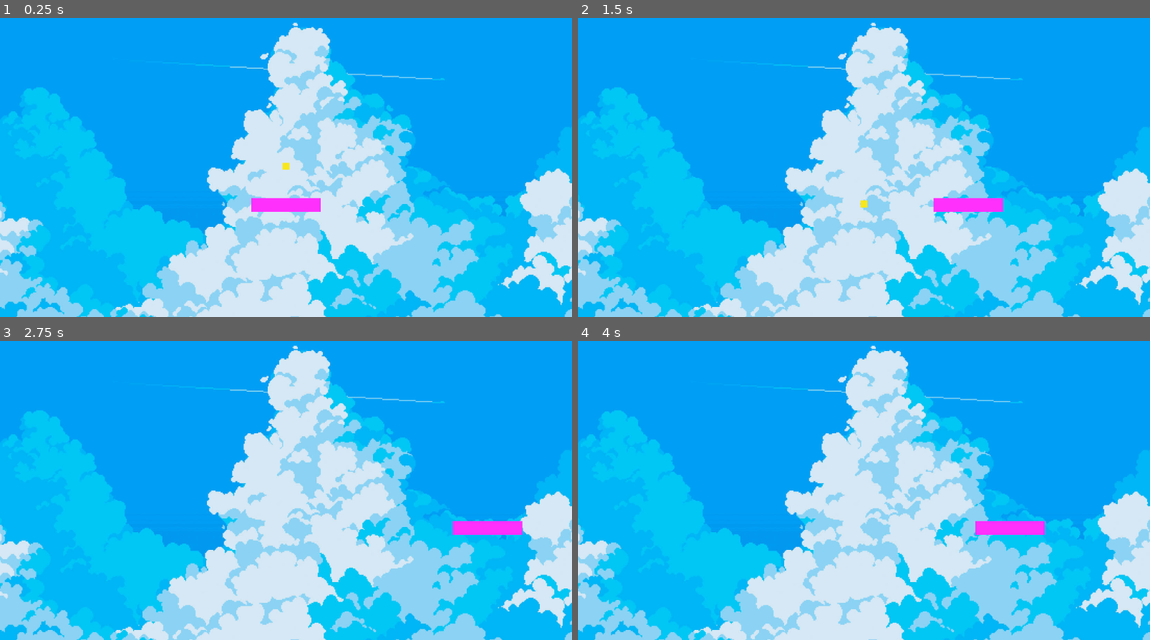
Above: before the commit, frames 1-4 (two rows, left to right).
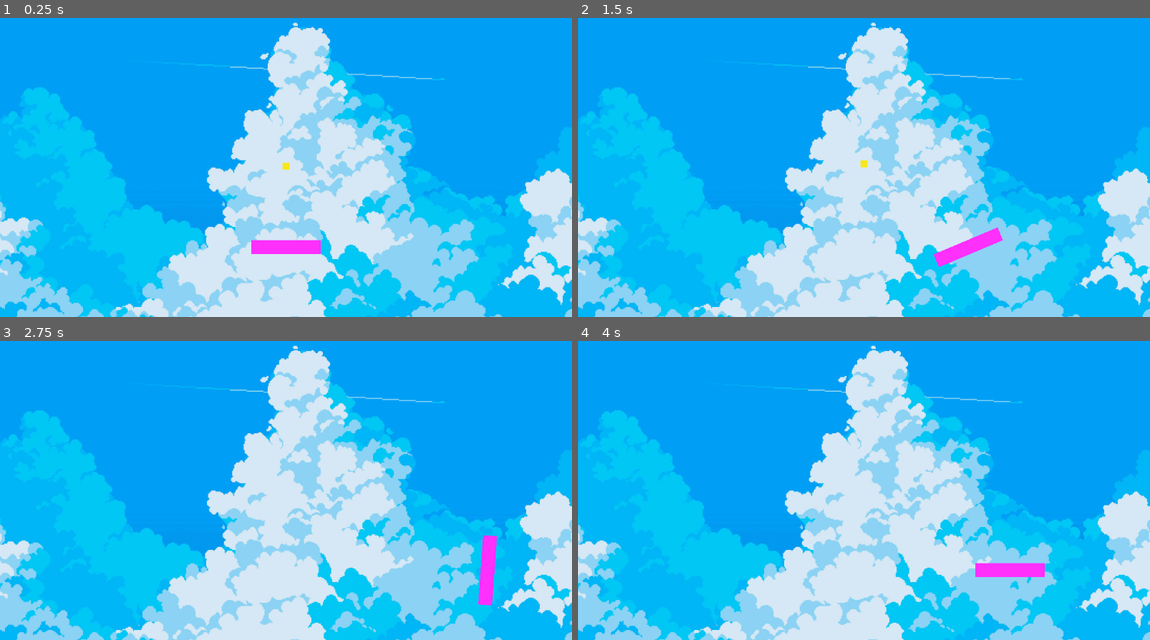
Above: after the commit, the same moments.

Repository: nimilgp/brackey-2025-aug
Game: Godot game, scene res://scenes/game.tscn
The game is run twice, just before and just after one commit, with the same random seed, the same clock (stepped at 60 frames per second) and the same inputs.
Inputs:
- Up to frame 1 (0.25 s): no input
- Up to frame 2 (1.5 s): tap Enter at 0.5 s; hold Right (ui_right) 0.53-1.28 s; hold Down (ui_down) from 1.28 s (still down)
- Up to frame 3 (2.75 s): release Down (ui_down) at 2.03 s; hold Right (ui_right) from 2.03 s (still down)
- Up to frame 4 (4 s): release Right (ui_right) at 2.78 s; hold Up (ui_up) 2.78-3.53 s; hold Left (ui_left) from 3.53 s (still down)

The runs differ from the first frame. In frame 1, 1.2% of the frame differs, in the area x 43-57%, y 60-79%; in frame 2, 1.2%, in the area x 49-75%, y 47-84%; in frame 3, 1.2%; in frame 4, 1.2%.

Commit message:
handover to g-abhinand-prime

Diff:
--- a/scenes/ball.tscn
+++ b/scenes/ball.tscn
@@ -1,12 +1,8 @@
-[gd_scene load_steps=3 format=3 uid="uid://ba6rnpb5ohnyc"]
-
-[sub_resource type="PhysicsMaterial" id="PhysicsMaterial_n1dj2"]
-bounce = 1.0
+[gd_scene load_steps=2 format=3 uid="uid://ba6rnpb5ohnyc"]
 
 [sub_resource type="RectangleShape2D" id="RectangleShape2D_n1dj2"]
 
 [node name="ball" type="RigidBody2D"]
-physics_material_override = SubResource("PhysicsMaterial_n1dj2")
 
 [node name="ColorRect" type="ColorRect" parent="."]
 anchors_preset = 8
--- a/scenes/game.tscn
+++ b/scenes/game.tscn
@@ -1,8 +1,11 @@
-[gd_scene load_steps=4 format=3 uid="uid://dn1vfikduxn02"]
+[gd_scene load_steps=5 format=3 uid="uid://dn1vfikduxn02"]
 
 [ext_resource type="Texture2D" uid="uid://bktdj5tqa32km" path="res://assets/sky.png" id="1_uwrxv"]
 [ext_resource type="PackedScene" uid="uid://jeumh6b87v4h" path="res://scenes/paddle.tscn" id="2_lnu2h"]
 [ext_resource type="PackedScene" uid="uid://ba6rnpb5ohnyc" path="res://scenes/ball.tscn" id="3_lbhrr"]
+
+[sub_resource type="PhysicsMaterial" id="PhysicsMaterial_lnu2h"]
+bounce = 5.0
 
 [node name="Game" type="Node2D"]
 
@@ -13,6 +16,7 @@
 zoom = Vector2(0.7, 0.7)
 
 [node name="paddle" parent="." instance=ExtResource("2_lnu2h")]
-position = Vector2(0, 140)
+position = Vector2(0, 262)
+physics_material_override = SubResource("PhysicsMaterial_lnu2h")
 
 [node name="ball" parent="." instance=ExtResource("3_lbhrr")]
--- a/scenes/paddle.gd
+++ b/scenes/paddle.gd
@@ -13,3 +13,7 @@
 		position.x -= 400 * delta
 	if Input.is_action_pressed("ui_right"):
 		position.x += 400 * delta
+	if Input.is_action_pressed("ui_up"):
+		rotation += 2 * delta
+	if Input.is_action_pressed("ui_down"):
+		rotation -= 2 * delta
